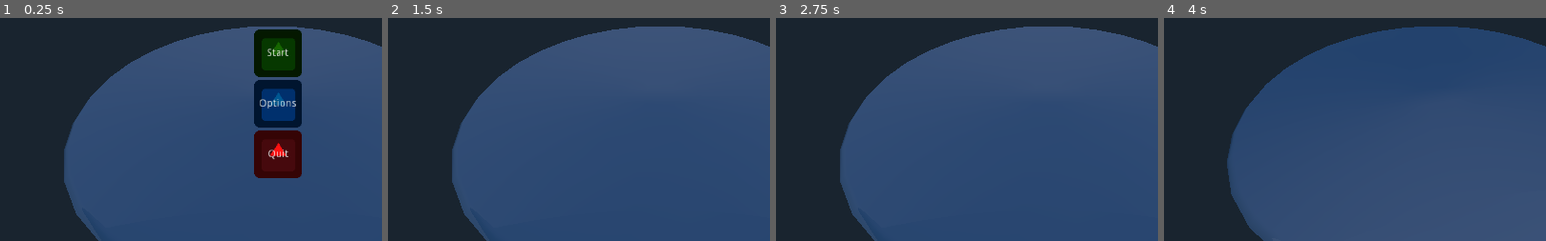
Above: before the commit, frames 1-4 (left to right).
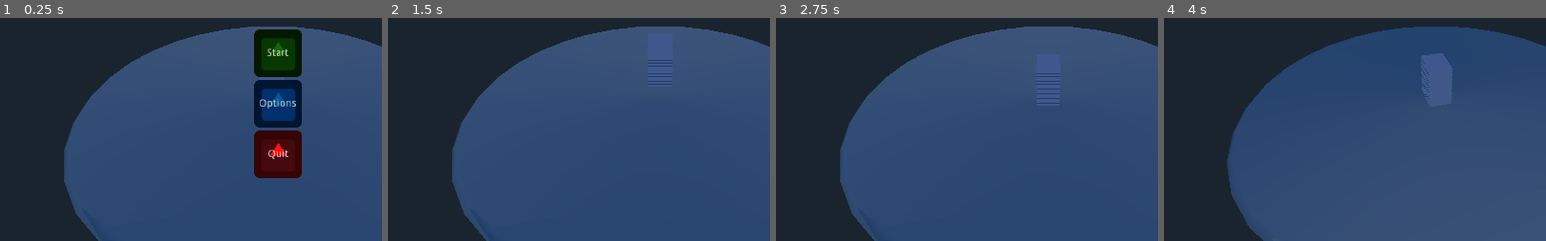
Above: after the commit, the same moments.

Repository: The-Godot-Jamers/LD41-Godot
Game: Godot game, scene res://objects/main.tscn
The game is run twice, just before and just after one commit, with the same random seed, the same clock (stepped at 60 frames per second) and the same inputs. The engine's default icon, where the game draws it, is replaced by a stand-in: a white triangle on a blue panel in a dark square.
Inputs (mouse positions are % of the whole screen's width and height, from its top left):
- Up to frame 1 (0.25 s): no input
- Up to frame 2 (1.5 s): click (51, 39) at 0.5 s; tap Enter at 1.25 s; tap 1 (1) at 1.35 s
- Up to frame 3 (2.75 s): tap Space at 2 s; tap 1 (1) at 2.1 s
- Up to frame 4 (4 s): tap Enter at 2.75 s; hold Left (cam_rotate_left) 2.78-3.53 s; tap 1 (1) at 3.05, 3.8 s; tap Right (cam_rotate_right) at 3.6 s
The pictures show only the part of the screen within x 14-64%, y 31-81%; the shares and areas given below are measured in that part.

The runs differ from the first frame. In frame 2, 0.2% of the frame differs, in the area x 68-75%, y 18-30%; in frame 3, 0.4%; in frame 4, 1.6%, in the area x 67-76%, y 15-40%.

Commit message:
Auto deck, and test flip

Diff:
--- a/3d.tscn
+++ b/3d.tscn
@@ -1,13 +1,20 @@
-[gd_scene load_steps=4 format=2]
+[gd_scene load_steps=6 format=2]
 
-[ext_resource path="res://models/roundtable.obj" type="ArrayMesh" id=1]
-[ext_resource path="res://objects/tablescene/Camera.gd" type="Script" id=2]
+[ext_resource path="res://objects/tablescene/TableHandler.gd" type="Script" id=1]
+[ext_resource path="res://models/roundtable.obj" type="ArrayMesh" id=2]
+[ext_resource path="res://objects/tablescene/Camera.gd" type="Script" id=3]
 
-[sub_resource type="ConcavePolygonShape" id=1]
+[sub_resource type="ConcavePolygonShape" id=3]
 
 data = PoolVector3Array( -1.127, -2.3203, -1.5117, -1.1729, 1.0264, -1.5166, -1.1729, -2.3203, -1.5166, -1.083, -2.3203 …(50820 unchanged characters)…
 
+[sub_resource type="SphereShape" id=2]
+
+radius = 6.89043
+
 [node name="3d" type="Node" index="0"]
+
+script = ExtResource( 1 )
 
 [node name="table" type="MeshInstance" parent="." index="0"]
 
@@ -39,11 +46,12 @@
 
 [node name="CollisionShape" type="CollisionShape" parent="table/StaticBody" index="0"]
 
-shape = SubResource( 1 )
+shape = SubResource( 3 )
 disabled = false
 
 [node name="CameraPivot" type="Position3D" parent="." index="1"]
 
+editor/display_folded = true
 transform = Transform( 1, 0, 0, 0, 1, 0, 0, 0, 1, 0, 6.8145, 0 )
 
 [node name="Camera" type="Camera" parent="CameraPivot" index="0"]
@@ -61,5 +69,41 @@
 size = 1.0
 near = 0.05
 far = 100.0
-script = ExtResource( 2 )
+script = ExtResource( 3 )
 Rotation_Speed = 5
+
+[node name="CardLaybed" type="Spatial" parent="." index="2"]
+
+editor/display_folded = true
+transform = Transform( 1, 0, 0, 0, 1, 0, 0, 0, 1, 0, 7.18356, 0 )
+
+[node name="Area" type="Area" parent="CardLaybed" index="0"]
+
+editor/display_folded = true
+input_ray_pickable = false
+input_capture_on_drag = false
+space_override = 0
+gravity_point = false
+gravity_distance_scale = 0.0
+gravity_vec = Vector3( 0, -1, 0 )
+gravity = 9.8
+linear_damp = 0.1
+angular_damp = 1.0
+priority = 0.0
+monitoring = true
+monitorable = true
+collision_layer = 1
+collision_mask = 1
+audio_bus_override = false
+audio_bus_name = "Master"
+reverb_bus_enable = false
+reverb_bus_name = "Master"
+reverb_bus_amount = 0.0
+reverb_bus_uniformity = 0.0
+
+[node name="CollisionShape" type="CollisionShape" parent="CardLaybed/Area" index="0"]
+
+shape = SubResource( 2 )
+disabled = false
+
+[node name="DeckPosition" type="Position3D" parent="CardLaybed" index="1"]
--- /dev/null
+++ b/objects/card.gd
@@ -0,0 +1,15 @@
+extends Spatial
+
+# class member variables go here, for example:
+# var a = 2
+# var b = "textvar"
+
+func _ready():
+	# Called every time the node is added to the scene.
+	# Initialization here
+	pass
+
+func flip():
+	$MeshInstance/AnimationPlayer.play("flip")
+func flip_back():
+	$MeshInstance/AnimationPlayer.play("flip back")
--- a/objects/card.tscn
+++ b/objects/card.tscn
@@ -1,4 +1,6 @@
-[gd_scene load_steps=6 format=2]
+[gd_scene load_steps=7 format=2]
+
+[ext_resource path="res://objects/card.gd" type="Script" id=1]
 
 [sub_resource type="SpatialMaterial" id=1]
 
@@ -60,7 +62,11 @@
 subdivide_height = 0
 subdivide_depth = 0
 
-[sub_resource type="Animation" id=4]
+[sub_resource type="ConvexPolygonShape" id=5]
+
+points = PoolVector3Array( -1, 0.0249939, 1.5, 1, 0.0249939, -1.5, 1, 0.0249939, 1.5, -1, 0.0249939, -1.5, -1, -0.0249939, 1.5, 1, -0.0249939, -1.5, 1, -0.0249939, 1.5, -1, -0.0249939, -1.5, 1, 0.0249939, 1.5, -1, 0.0249939, -1.5, 1, 0.0249939, -1.5, -1, 0.0249939, 1.5, 1, -0.0249939, 1.5, -1, -0.0249939, -1.5, 1, -0.0249939, -1.5, -1, -0.0249939, 1.5, 1, 0.0249939, 1.5, -1, -0.0249939, 1.5, -1, 0.0249939, 1.5, 1, -0.0249939, 1.5, 1, 0.0249939, -1.5, -1, -0.0249939, -1.5, -1, 0.0249939, -1.5, 1, -0.0249939, -1.5 )
+
+[sub_resource type="Animation" id=3]
 
 resource_name = "flip"
 length = 2.0
@@ -79,7 +85,7 @@
 "values": [ Vector3( 0, 0, 0 ), Vector3( 0, 0.8, 0 ), Vector3( 0, 0.8, 0 ), Vector3( 0, 0.8, 0 ), Vector3( 0, 0, 0 ) ]
 }
 tracks/1/type = "value"
-tracks/1/path = NodePath(".:transform")
+tracks/1/path = NodePath(".:rotation_degrees")
 tracks/1/interp = 1
 tracks/1/loop_wrap = true
 tracks/1/imported = false
@@ -88,34 +94,10 @@
 "times": PoolRealArray( 0, 0.5, 1, 1.5, 2 ),
 "transitions": PoolRealArray( 1, 1, 1, 1, 1 ),
 "update": 0,
-"values": [ Transform( 1, 0, 0, 0, 1, 0, 0, 0, 1, 0, 0, 0 ), Transform( 1, 0, 0, 0, 1, 0, 0, 0, 1, 0, 0.8, 0 ), Transform( -4.37114e-08, -1, 0, 1, -4.37114e-08, 0, 0, 0, 1, 0, 0.8, 0 ), Transform( -1, 8.74228e-08, 0, -8.74228e-08, -1, 0, 0, 0, 1, 0, 0.8, 0 ), Transform( -1, 8.74228e-08, 0, -8.74228e-08, -1, 0, 0, 0, 1, 0, 0, 0 ) ]
-}
-tracks/2/type = "value"
-tracks/2/path = NodePath(".:rotation_degrees")
-tracks/2/interp = 1
-tracks/2/loop_wrap = true
-tracks/2/imported = false
-tracks/2/enabled = true
-tracks/2/keys = {
-"times": PoolRealArray( 0, 0.5, 1, 1.5, 2 ),
-"transitions": PoolRealArray( 1, 1, 1, 1, 1 ),
-"update": 0,
 "values": [ Vector3( 0, 0, 0 ), Vector3( 0, 0, 0 ), Vector3( 0, 0, 90 ), Vector3( 0, 0, 180 ), Vector3( 0, 0, 180 ) ]
 }
-tracks/3/type = "value"
-tracks/3/path = NodePath(".:scale")
-tracks/3/interp = 1
-tracks/3/loop_wrap = true
-tracks/3/imported = false
-tracks/3/enabled = true
-tracks/3/keys = {
-"times": PoolRealArray( 0, 0.5, 1, 1.5, 2 ),
-"transitions": PoolRealArray( 1, 1, 1, 1, 1 ),
-"update": 0,
-"values": [ Vector3( 1, 1, 1 ), Vector3( 1, 1, 1 ), Vector3( 1, 1, 1 ), Vector3( 1, 1, 1 ), Vector3( 1, 1, 1 ) ]
-}
-
-[sub_resource type="Animation" id=5]
+
+[sub_resource type="Animation" id=4]
 
 resource_name = "flip back"
 length = 2.0
@@ -170,16 +152,14 @@
 "values": [ Vector3( 1, 1, 1 ), Vector3( 1, 1, 1 ), Vector3( 1, 1, 1 ), Vector3( 1, 1, 1 ), Vector3( 1, 1, 1 ) ]
 }
 
-[sub_resource type="ConvexPolygonShape" id=3]
-
-points = PoolVector3Array( -1, 0.0249939, 1.5, 1, 0.0249939, -1.5, 1, 0.0249939, 1.5, -1, 0.0249939, -1.5, -1, -0.0249939, 1.5, 1, -0.0249939, -1.5, 1, -0.0249939, 1.5, -1, -0.0249939, -1.5, 1, 0.0249939, 1.5, -1, 0.0249939, -1.5, 1, 0.0249939, -1.5, -1, 0.0249939, 1.5, 1, -0.0249939, 1.5, -1, -0.0249939, -1.5, 1, -0.0249939, -1.5, -1, -0.0249939, 1.5, 1, 0.0249939, 1.5, -1, -0.0249939, 1.5, -1, 0.0249939, 1.5, 1, -0.0249939, 1.5, 1, 0.0249939, -1.5, -1, -0.0249939, -1.5, -1, 0.0249939, -1.5, 1, -0.0249939, -1.5 )
-
-[node name="card" type="Spatial" index="0"]
-
+[node name="card" type="Spatial"]
+
+script = ExtResource( 1 )
 _sections_unfolded = [ "Transform" ]
 
 [node name="MeshInstance" type="MeshInstance" parent="." index="0"]
 
+transform = Transform( -0.409274, 1.33358e-07, 0, -1.33358e-07, -0.409274, 0, 0, 0, 0.409274, 0, 0, 0 )
 layers = 1
 material_override = null
 cast_shadow = 1
@@ -192,20 +172,11 @@
 mesh = SubResource( 2 )
 skeleton = NodePath("..")
 material/0 = null
-
-[node name="AnimationPlayer" type="AnimationPlayer" parent="." index="1"]
-
-root_node = NodePath("..")
-autoplay = ""
-playback_process_mode = 1
-playback_default_blend_time = 0.0
-playback_speed = 1.0
-anims/flip = SubResource( 4 )
-"anims/flip back" = SubResource( 5 )
-blend_times = [  ]
-
-[node name="Area" type="Area" parent="." index="2"]
-
+_sections_unfolded = [ "Visibility" ]
+
+[node name="Area" type="Area" parent="MeshInstance" index="0"]
+
+transform = Transform( -1, 3.25841e-07, 0, -3.25841e-07, -1, 0, 0, 0, 1, 0, 0, 0 )
 input_ray_pickable = false
 input_capture_on_drag = false
 space_override = 0
@@ -227,7 +198,18 @@
 reverb_bus_amount = 0.0
 reverb_bus_uniformity = 0.0
 
-[node name="CollisionShape" type="CollisionShape" parent="Area" index="0"]
-
-shape = SubResource( 3 )
+[node name="CollisionShape" type="CollisionShape" parent="MeshInstance/Area" index="0"]
+
+shape = SubResource( 5 )
 disabled = false
+
+[node name="AnimationPlayer" type="AnimationPlayer" parent="MeshInstance" index="1"]
+
+root_node = NodePath("..")
+autoplay = ""
+playback_process_mode = 1
+playback_default_blend_time = 0.0
+playback_speed = 1.0
+anims/flip = SubResource( 3 )
+"anims/flip back" = SubResource( 4 )
+blend_times = [  ]
--- /dev/null
+++ b/objects/tablescene/TableHandler.gd
@@ -0,0 +1,20 @@
+extends Node
+
+var card_num=15
+var card_scene
+var cards_ins=[]
+
+func _ready():
+	card_scene=load("res://objects/card.tscn")
+	spawn_deck(card_num)
+
+
+func spawn_deck(cards):
+	var spawnpos=$CardLaybed/DeckPosition.global_transform
+	for x in range(cards):
+		var card_instance=card_scene.instance()
+		cards_ins.append(card_instance)
+		card_instance.global_transform=spawnpos
+		add_child(card_instance)
+		card_instance.translation.y+=x*0.1
+		card_instance.flip()
Not shown: 1 places in 3d.tscn that only renumber resources
